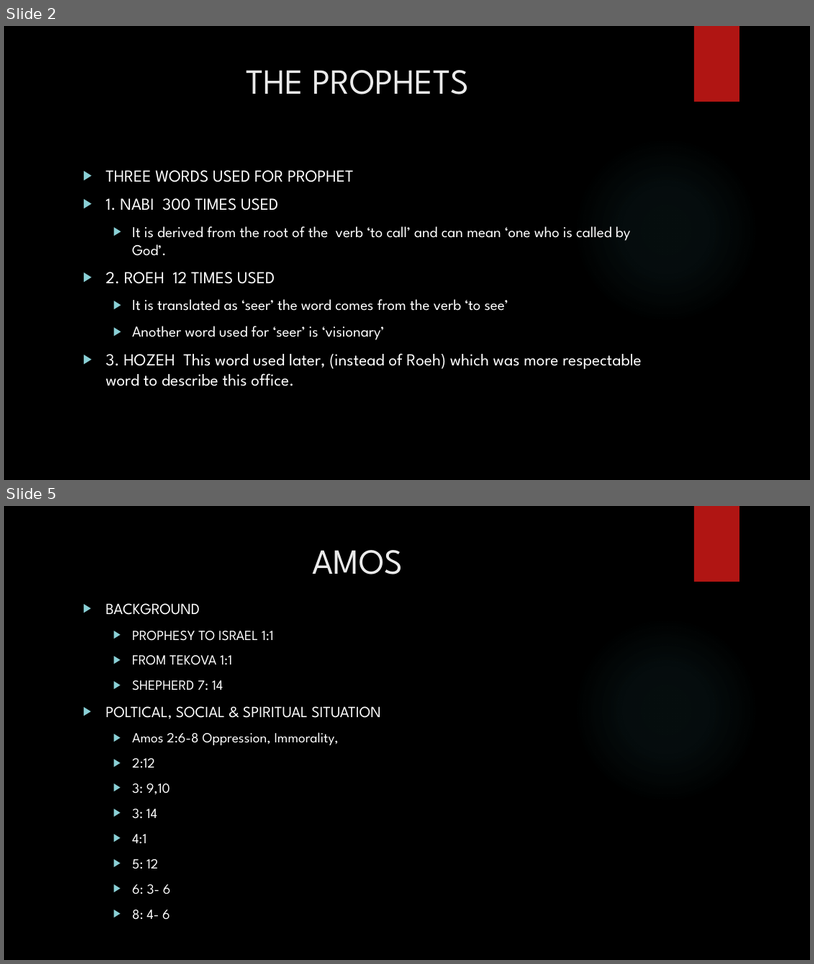
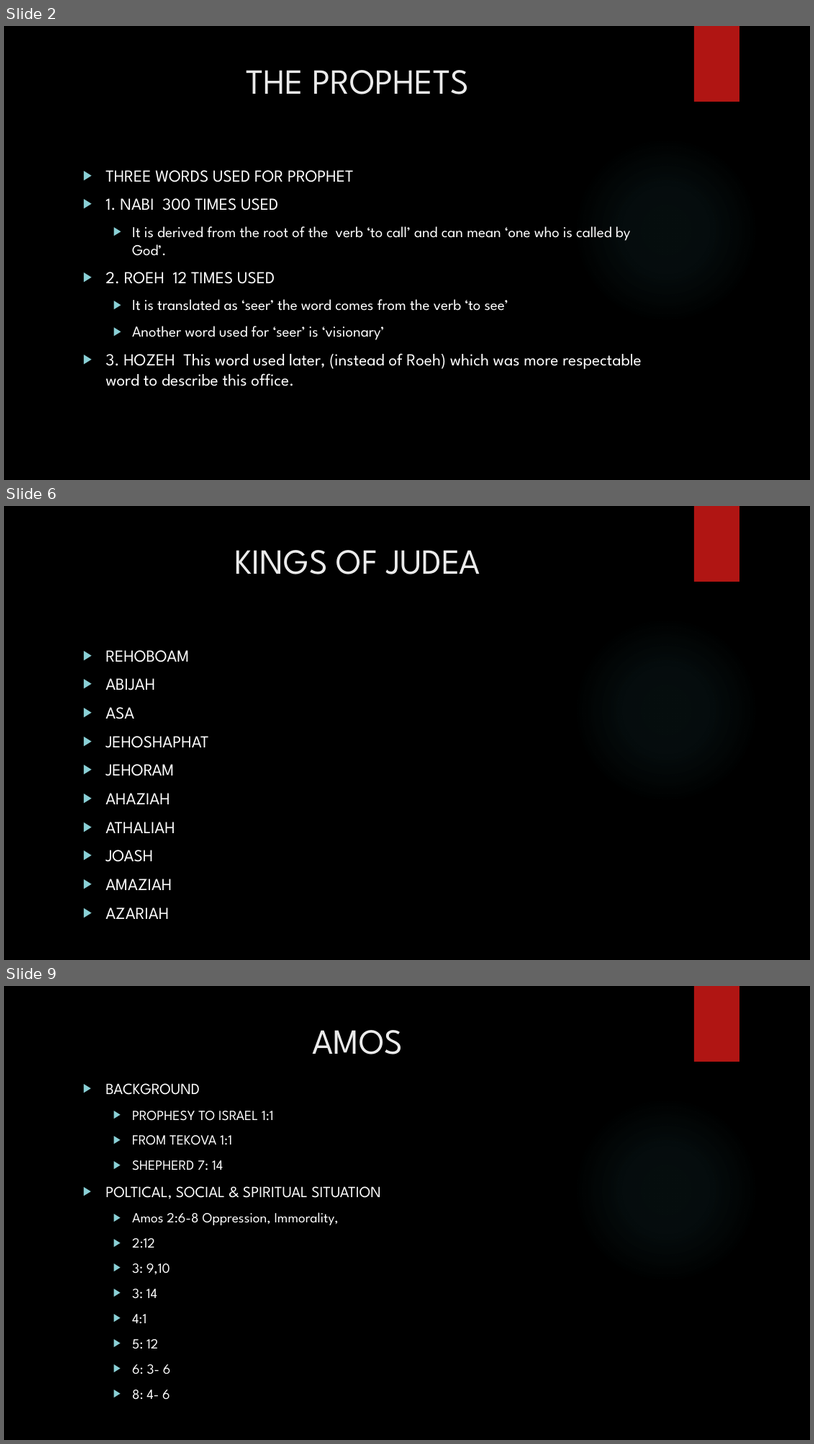
Before and after one commit to Seffin/Daddy-File, a slide deck: ZBC/THE PROPHETS.pptx. Shown one above the other, each under a label of ours: slides 2 and 5 before the commit, slides 2, 6 and 9 after it; the slides between them are not shown. The pictures are 814x964 and 814x1444 pixels, drawn with LibreOffice and Linux fonts; fonts in the diff are those of the drawing; background and template pictures are left out. Boxes give left, top, right and bottom in pixels: in the first picture for what was removed or moved away, otherwise in the second. Text is boxed around its words. In the diff, an @@ line names an element or a change of style, - is before the commit and + after.

```diff
--- a/ZBC/THE PROPHETS.pptx
+++ b/ZBC/THE PROPHETS.pptx
@@ slide 6 added at <box>4,506,810,960</box>, background picture (left out); not listed: 2 template elements that a slide beside it also shows @@
@@ title added at <box>234,550,481,574</box>, 42 pt, text #EBEBEB @@
+KINGS OF JUDEA
@@ text added at <box>106,650,208,919</box>, 20 pt, text #FFFFFF @@
+▶ REHOBOAM
+▶ ABIJAH
+▶ ASA
+▶ JEHOSHAPHAT
+▶ JEHORAM
+▶ AHAZIAH
+▶ ATHALIAH
+▶ JOASH
+▶ AMAZIAH
+▶ AZARIAH
@@ what was slide 5 is now slide 9 @@
```
Also in this commit, not shown: 3 slides changed, 16 other slides added, 15 other files.
